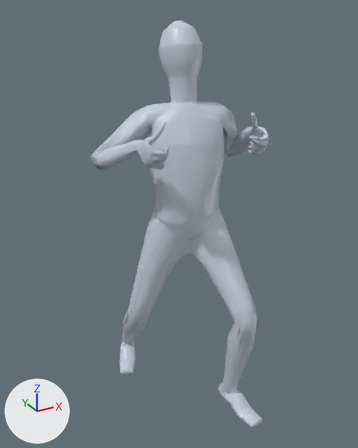
Two versions of the glTF model app/assets/anims/Base/hit_heavy.glb, one commit apart.
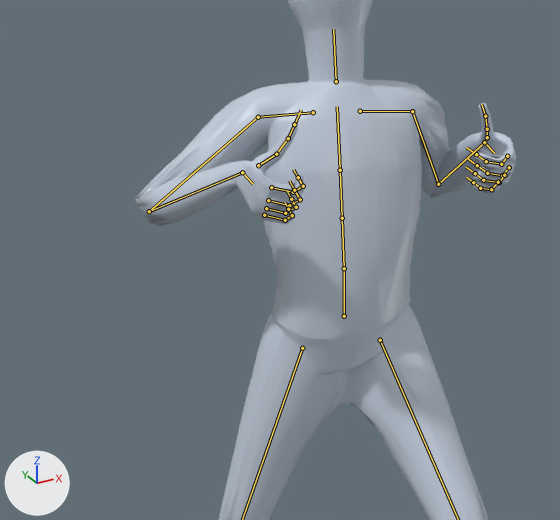
Each version appears first whole from a camera (50 mm lens) standing at (-0.975, -1.632, 1.724) and looking at (-0.023, 0.097, 0.859), and next in a close-up on the part from 7% to 81% of the width and 14% to 69% of the height. Lighting does not change. The marker at lower left points along +X, +Y and +Z. The last two pictures show the newer version. Both versions are drawn at frame 9 of the action 'Animation'; the numbers are the values there. The bones that change, and the others that lie on the model, are drawn over the model as lines in the close-ups.

The first close-up shows 'Body_human_male'.
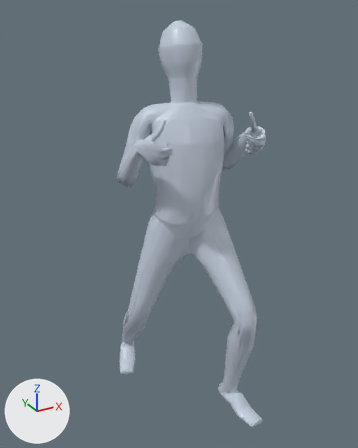
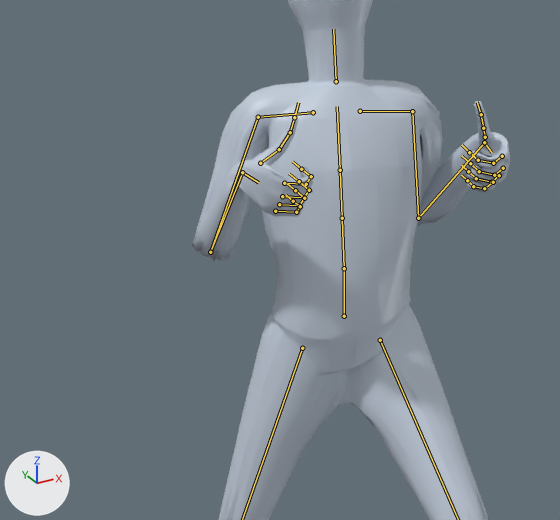
The edits, one by one:
Bone 'mixamorig:LeftArm' (bone_mixamorig_leftarm) turns from (-38, 15, 51) to (-58, 12, 55) degrees about its own x, y and z.
Bone 'mixamorig:LeftHand' (bone_mixamorig_lefthand) turns from (-40, -36, 65) to (-50, -15, 66) degrees about its own x, y and z.
Bone 'mixamorig:RightArm' (bone_mixamorig_rightarm) turns from (-38, -7, 7) to (-68, 1, -4) degrees about its own x, y and z.
Bone 'mixamorig:RightHand' (bone_mixamorig_righthand) turns from (-37, 45, -67) to (-54, 13, -66) degrees about its own x, y and z.

Where the change shows, as pixel boxes (x1, y1, x2, y2) in the close-ups (560 x 520 px):
'Body_human_male', posed
    before: (135, 0, 516, 520)
    after: (192, 0, 510, 520)
bone 'mixamorig:LeftArm', root to tip
    before: (412, 111) to (438, 184)
    after: (412, 111) to (418, 218)
bone 'mixamorig:LeftHand', root to tip
    before: (484, 142) to (494, 153)
    after: (484, 142) to (492, 153)
bone 'mixamorig:RightArm', root to tip
    before: (258, 117) to (149, 211)
    after: (258, 117) to (210, 252)
bone 'mixamorig:RightHand', root to tip
    before: (242, 172) to (253, 184)
    after: (242, 172) to (258, 182)
